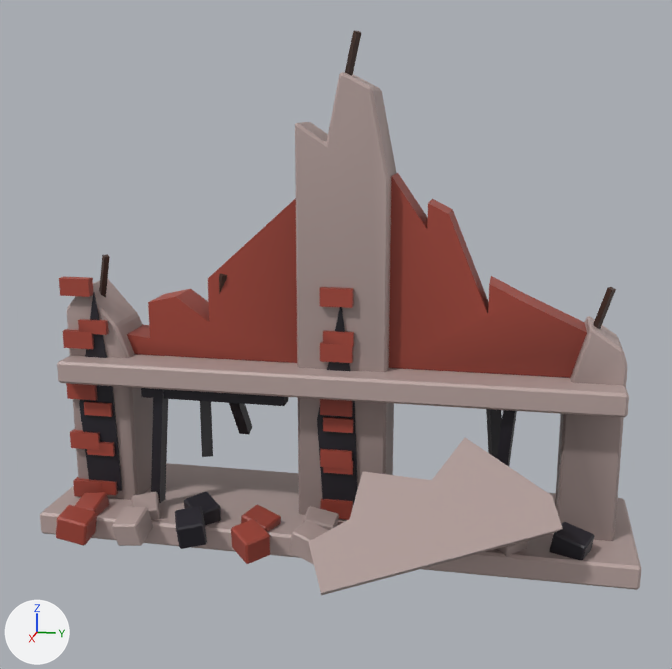
Two versions of the glTF model assets/decay.collapsed-facade/model.glb, one commit apart.
One viewpoint serves both versions: a 50 mm camera at (8.88, 1.78, 4.34) aimed at (0.47, 0.1, 2.24). Lighting does not change. The marker at lower left points along +X, +Y and +Z. The picture after the commit comes second. Where no turn or scale is listed for an object, it has been applied to the vertices. Vertices at exactly the same position are counted once.

Names of what the first picture shows: 'body_pal_brick', 'body_pal_leather', 'body_pal_sidewalk', 'body_pal_uiDark'.
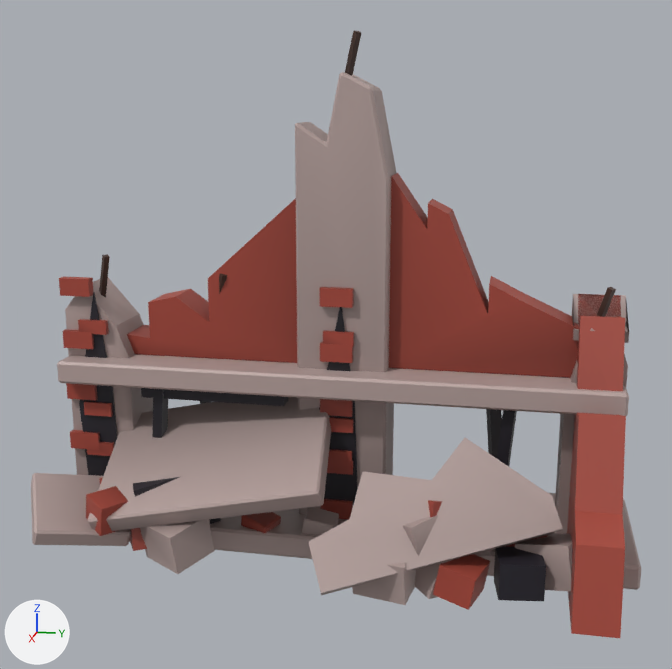
Location of each change, [x1, y1, x2, y2] in pixels of the pictures (672 x 669 px; the box of a moved part takes in the faces that stretch with it):
'body_pal_sidewalk', reshaped
    before: [40, 72, 641, 595]
    after: [31, 72, 641, 605]
'body_pal_brick', reshaped (7% wider, 19% taller)
    before: [56, 173, 587, 564]
    after: [59, 173, 626, 638]
'body_pal_uiDark', reshaped
    before: [79, 292, 595, 560]
    after: [79, 292, 546, 601]
part 1 of me_body_pal_brick, added
    after: [567, 294, 626, 638]
part 2 of me_body_pal_brick, deleted
    before: [231, 519, 270, 564]
part 3 of me_body_pal_brick, moved or reshaped
    before: [56, 505, 97, 546]
    after: [86, 477, 147, 551]
part 4 of me_body_pal_brick, added
    after: [428, 500, 547, 610]
part 5 of me_body_pal_brick, recoloured
    before: [64, 278, 586, 531]
    after: [64, 278, 577, 533]
part 6 of me_body_pal_sidewalk, rebuilt
    before: [67, 280, 153, 500]
    after: [65, 278, 153, 475]
part 7 of me_body_pal_sidewalk, rebuilt
    before: [555, 316, 627, 541]
    after: [555, 328, 628, 534]
part 8 of me_body_pal_sidewalk, deleted (mostly hidden)
    before: [496, 541, 528, 557]
part 9 of me_body_pal_sidewalk, deleted
    before: [290, 520, 329, 565]
part 10 of me_body_pal_sidewalk, deleted
    before: [112, 507, 153, 546]
part 11 of me_body_pal_sidewalk, added
    after: [31, 397, 572, 605]
part 12 of me_body_pal_sidewalk, added
    after: [572, 294, 629, 343]
part 13 of me_body_pal_sidewalk, recoloured
    before: [40, 381, 641, 590]
    after: [129, 381, 641, 590]
part 14 of me_body_pal_uidark, deleted
    before: [175, 506, 207, 549]
part 15 of me_body_pal_uidark, deleted
    before: [549, 522, 595, 560]
part 16 of me_body_pal_uidark, added
    after: [494, 546, 546, 601]
part 17 of me_body_pal_uidark, added
    after: [133, 477, 179, 497]
part 18 of me_body_pal_uidark, edited (looks the same)
    both: [79, 292, 517, 524]

The change, as a list of edits to the scene's bpy script:
```text
Change me_body_pal_brick:
    used by ob_body_pal_brick; location = (0.0, 0.0, 0.0)
    remove me_body_pal_brick.from_pydata(...)  # 318 vertices, 528 faces; spans x -0.4..1.07, y -2.81..2.75, z 0.05..3.7
    add me_body_pal_brick.from_pydata(...)  # 312 vertices, 500 faces; spans x -0.4..1.55, y -2.81..2.75, z 0.0..3.7
    me_body_pal_brick part 1: a new loose piece of 18 vertices spanning x -0.4..1.55, y 2.35..2.75, z 0.0..2.55, in mat_pal_brick
    me_body_pal_brick part 2: the loose piece of 24 vertices spanning x 0.63..1.07, y -0.87..-0.47, z 0.05..0.39 is deleted
    me_body_pal_brick part 3: 3 vertices moved from x 0.95..0.99, y -2.37..-2.33, z 0.07..0.3 to x 0.47..0.83, y -2.22..-1.88, z 0.42..0.77; 21 vertices removed from x 0.7..1.0, y -2.68..-2.32, z 0.05..0.39; 21 vertices added at x 0.32..1.35, y -2.26..-1.31, z 0.04..0.71
    me_body_pal_brick part 4: 24 vertices added at x 0.42..1.5, y 0.83..2.16, z 0.08..0.95
    me_body_pal_brick part 5: 146 kept faces spanning x -0.4..0.69, y -2.81..2.75, z 0.07..2.64 get new vertex colours
    other edits to the shape of me_body_pal_brick do not show in these pictures
Change me_body_pal_sidewalk:
    used by ob_body_pal_sidewalk; location = (0.0, 0.0, 0.0)
    remove me_body_pal_sidewalk.from_pydata(...)  # 298 vertices, 552 faces; spans x -0.9..1.75, y -3.0..3.0, z 0.0..4.64
    add me_body_pal_sidewalk.from_pydata(...)  # 300 vertices, 524 faces; spans x -0.9..1.75, y -3.0..3.0, z -0.01..4.64
    me_body_pal_sidewalk part 6: the loose piece of 36 vertices spanning x -0.4..0.2, y -2.8..-2.12, z 0.0..2.53 is rebuilt with 12 vertices and now spans x -0.4..0.2, y -2.8..-2.12, z 0.0..2.55
    me_body_pal_sidewalk part 7: the loose piece of 36 vertices spanning x -0.4..0.2, y 2.25..2.8, z 0.0..2.34 is rebuilt with 12 vertices and now spans x -0.4..0.2, y 2.25..2.8, z 0.0..2.35
    me_body_pal_sidewalk part 8: the loose piece of 24 vertices spanning x 0.28..0.72, y 1.57..1.97, z 0.1..0.43 is deleted
    me_body_pal_sidewalk part 9: the loose piece of 24 vertices spanning x 0.66..1.04, y -0.27..0.15, z 0.1..0.43 is deleted
    me_body_pal_sidewalk part 10: the loose piece of 24 vertices spanning x 0.67..1.03, y -2.04..-1.74, z 0.1..0.43 is deleted
    me_body_pal_sidewalk part 11: 112 vertices added at x -0.2..1.56, y -2.99..2.55, z -0.01..1.56
    me_body_pal_sidewalk part 12: 10 vertices added at x -0.4..0.1, y 2.3..2.8, z 2.2..2.55
    me_body_pal_sidewalk part 13: 117 kept faces spanning x -0.9..1.75, y -3.0..3.0, z 0.0..4.64 get new vertex colours
Change me_body_pal_uidark:
    used by ob_body_pal_uidark; location = (0.0, 0.0, 0.0)
    remove me_body_pal_uidark.from_pydata(...)  # 188 vertices, 316 faces; spans x -0.86..1.06, y -2.7..2.61, z 0.14..2.5
    add me_body_pal_uidark.from_pydata(...)  # 164 vertices, 264 faces; spans x -0.86..1.31, y -2.7..2.61, z 0.06..2.5
    me_body_pal_uidark part 14: the loose piece of 24 vertices spanning x 0.64..1.06, y -1.46..-1.1, z 0.14..0.48 is deleted
    me_body_pal_uidark part 15: the loose piece of 24 vertices spanning x 0.31..0.69, y 2.17..2.59, z 0.14..0.48 is deleted
    me_body_pal_uidark part 16: 16 vertices added at x 0.37..1.31, y 0.54..2.12, z 0.06..0.51
    me_body_pal_uidark part 17: 8 vertices added at x 0.52..1.08, y -1.92..-1.28, z 0.42..0.85
    me_body_pal_uidark part 18: 105 kept faces spanning x -0.86..0.72, y -2.7..1.81, z 0.16..2.5 get new vertex colours; the middle colour goes from light grey #d2d2d2 to light grey #cbcbcb
```
